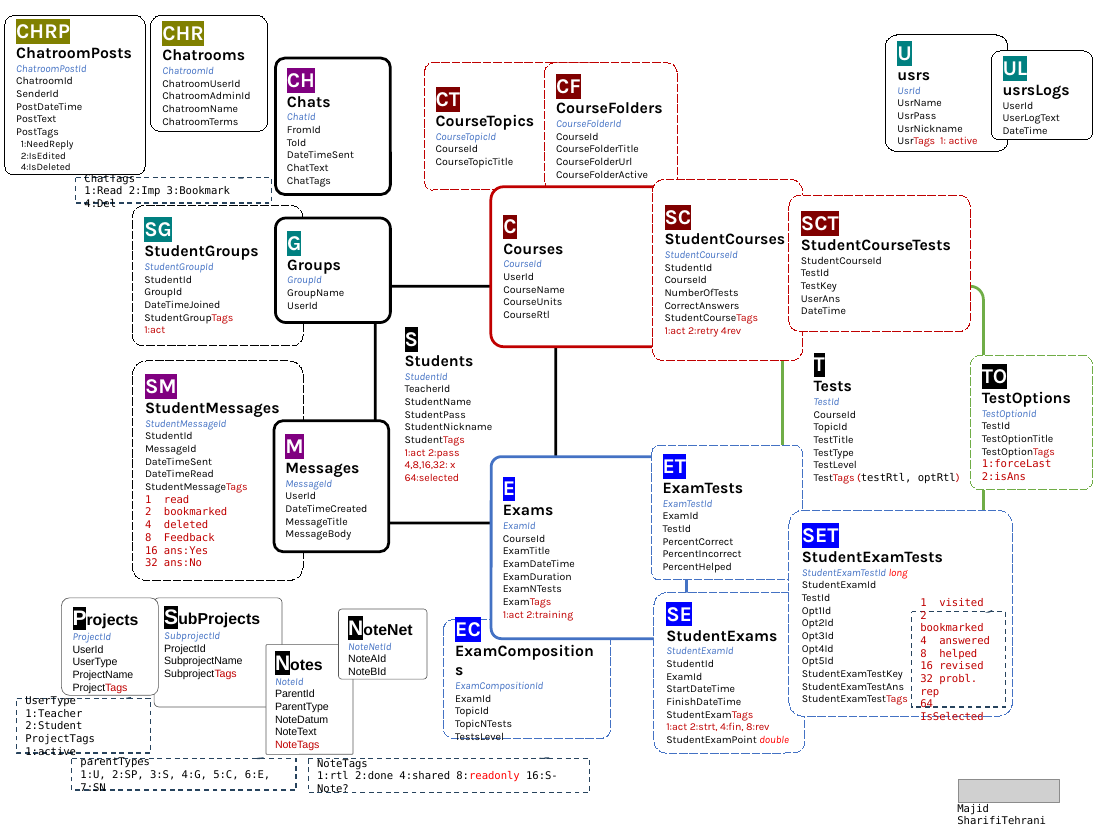
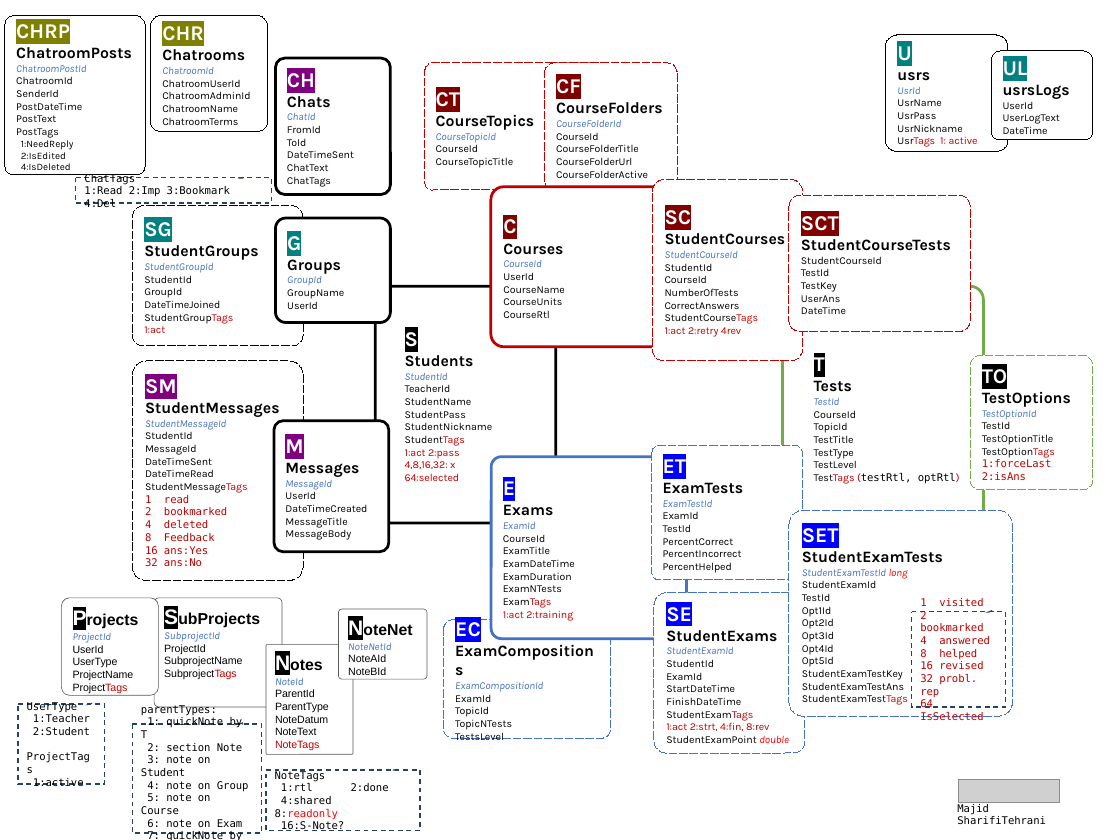
Before and after one commit to msht-ir/Examiner_blazorWebApp, a slide deck: slide 1 of ExaminerB/.appCatalog/ExaminerB notes 1404.pptx. Drawn at 1120x840 pixels with LibreOffice and Linux fonts; fonts in the diff are those of the drawing; grey boxes stand for pictures. Boxes give left, top, right and bottom in pixels: in the first picture for what was removed or moved away, otherwise in the second. Text is boxed around its words. In the diff, an @@ line names an element or a change of style, - is before the commit and + after.

Commit message:
-Exam Components: 2 levels     TestLevelFrom, testLevelTo OK

```diff
--- a/ExaminerB/.appCatalog/ExaminerB notes 1404.pptx
+++ b/ExaminerB/.appCatalog/ExaminerB notes 1404.pptx
@@ border callout "UserType": place and size @@
-border callout "UserType" at (17,698,150,753)
+border callout "UserType" at (18,704,104,784)
@@ text in border callout at (33,714,90,735): text changed @@
-1:Teacher 2:Student
+1:Teacher
+2:Student
@@ border callout "parentTypes:": place and size @@
-border callout "parentTypes:" at (72,758,296,790)
+border callout "parentTypes:" at (132,724,262,833)
@@ text in border callout at (141,717,249,840): text changed @@
-parentTypes
-1:U, 2:SP, 3:S, 4:G, 5:C, 6:E, 7:SN
+parentTypes:
+1: quickNote by T
+2: section Note
+3: note on Student
+4: note on Group
+5: note on Course
+6: note on Exam
+7: quickNote by S
@@ border callout "NoteTags": place and size @@
-border callout "NoteTags" at (308,758,589,793)
+border callout "NoteTags" at (266,770,420,830)
@@ text in border callout at (275,783,389,831): text changed @@
-1:rtl 2:done 4:shared 8:readonly 16:S-Note?
+1:rtl 2:done
+4:shared 8:readonly
+16:S-Note?
```
Also in this commit, not shown: 10 other files.
